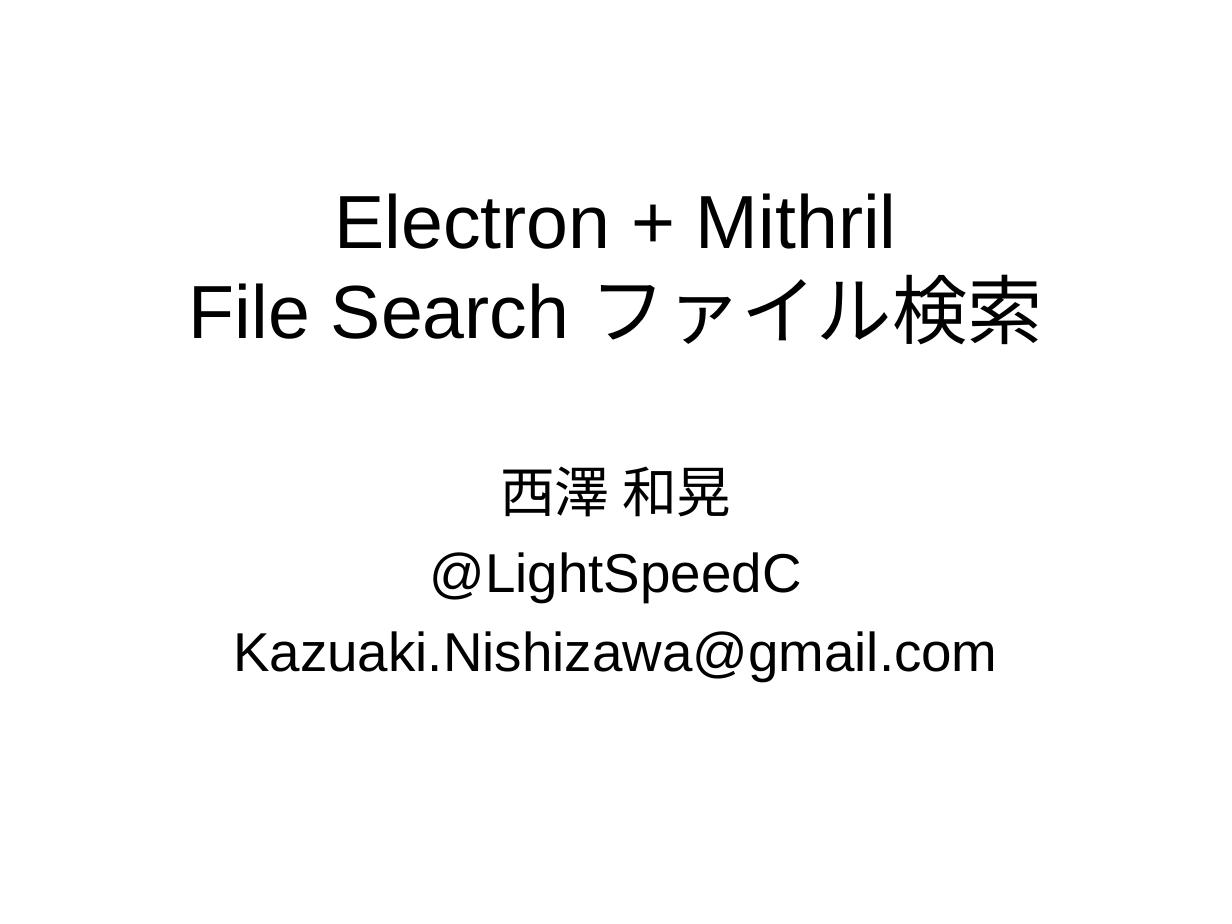
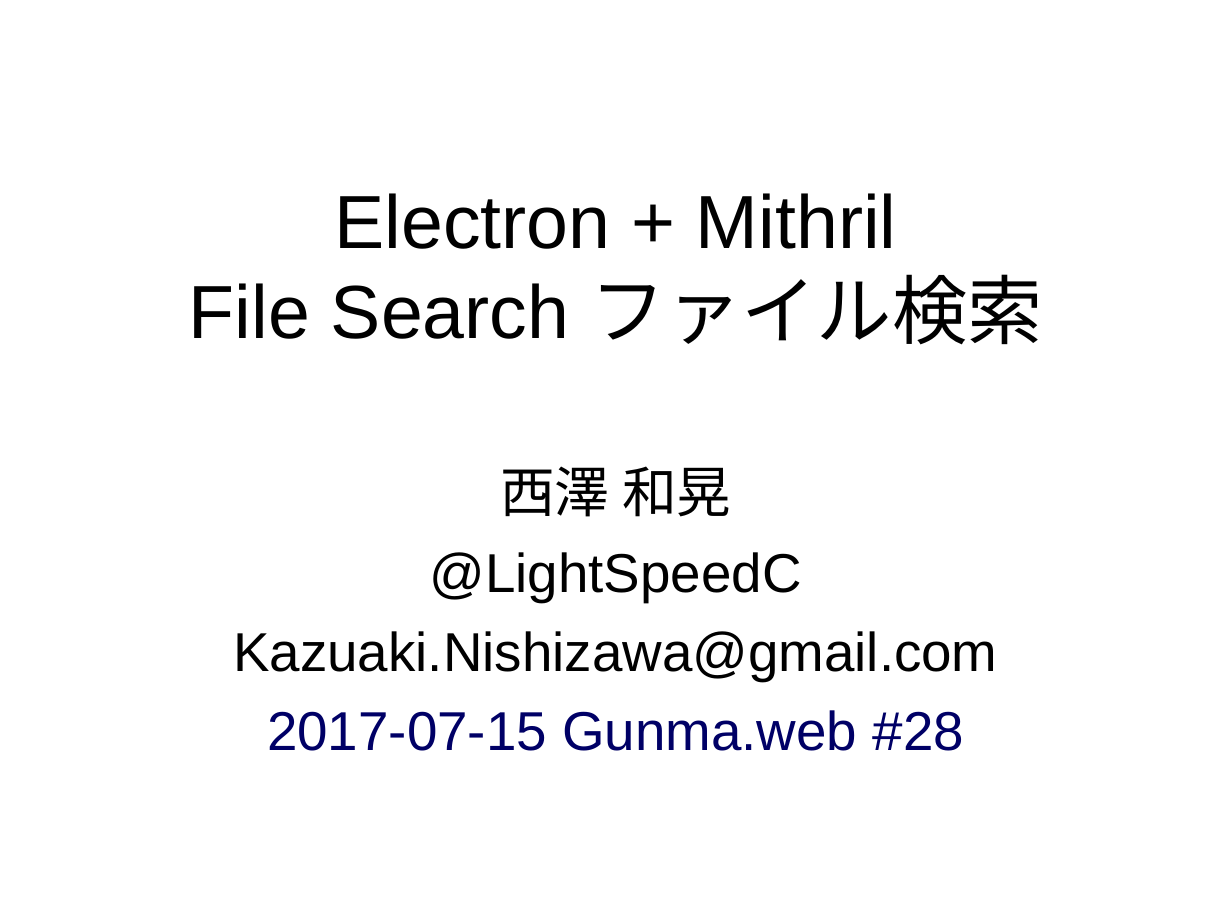
Before and after one commit to LightSpeedC/electron-mithril-async-file-search, a slide deck: slide 1 of doc/electron-mithril-async-file-search.ppt. Drawn at 1232x924 pixels with LibreOffice and Linux fonts; fonts in the diff are those of the drawing. Boxes give left, top, right and bottom in pixels: in the first picture for what was removed or moved away, otherwise in the second. Text is boxed around its words. In the diff, an @@ line names an element or a change of style, - is before the commit and + after.

```diff
--- a/doc/electron-mithril-async-file-search.ppt
+++ b/doc/electron-mithril-async-file-search.ppt
@@ subtitle at [267,710,964,751]: paragraph added @@
+2017-07-15 Gunma.web #28
```
Also in this commit, not shown: 3 other slides changed, 1 slide added, 1 other file.
